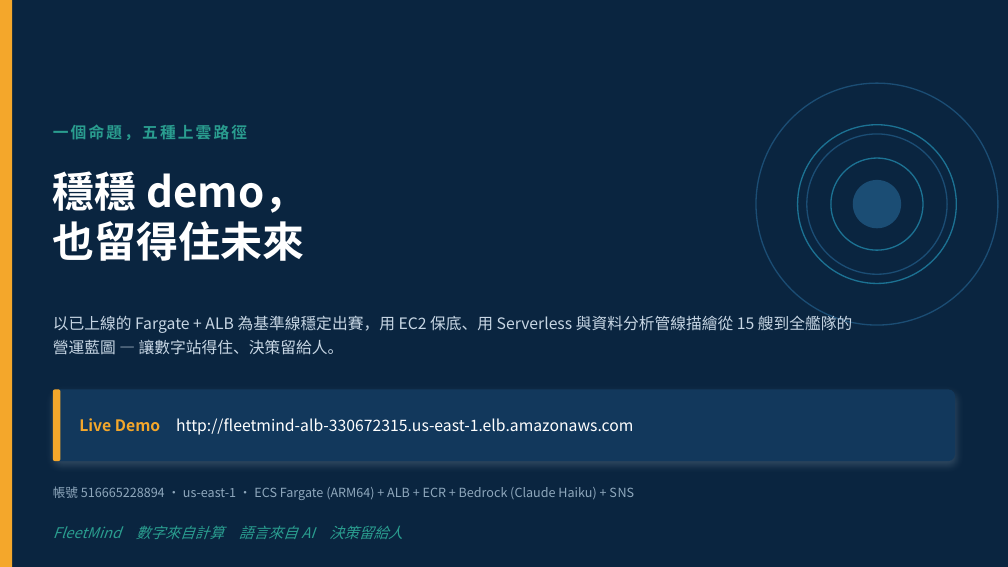
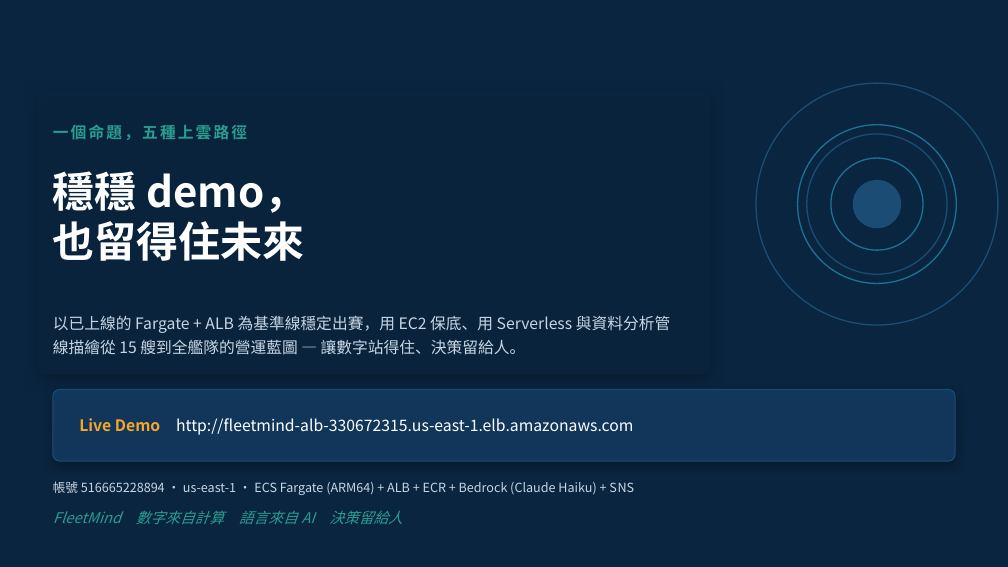
Before and after one commit to wsx5031060310guy/fleetmind-yang-ming-hackathon, a slide deck: slide 15 of apps/api/src/main/resources/static/deck/fleetmind-aws-architecture.pptx. Drawn at 1008x567 pixels with LibreOffice and Linux fonts; fonts in the diff are those of the drawing; background and template pictures are left out. Boxes give left, top, right and bottom in pixels: in the first picture for what was removed or moved away, otherwise in the second. Text is boxed around its words. In the diff, an @@ line names an element or a change of style, - is before the commit and + after.

```diff
--- a/apps/api/src/main/resources/static/deck/fleetmind-aws-architecture.pptx
+++ b/apps/api/src/main/resources/static/deck/fleetmind-aws-architecture.pptx
@@ rectangle removed at box(0, 0, 12, 567) @@
@@ rectangle added at box(0, 0, 1008, 567), fill #0A2540 at 64% opacity @@
@@ rectangle added at box(0, 0, 1008, 106), fill #0A2540 at 86% opacity @@
@@ rounded rectangle added at box(38, 91, 711, 374), fill #0A2540 at 82% opacity @@
@@ text "以已上線的 Fargate + ALB 為基準線穩定出賽，用 ..." rewrapped from box(53, 313, 852, 355) to box(53, 315, 670, 355) @@
@@ rounded rectangle at box(53, 389, 955, 461): fill #12385C to #12385C at 96% opacity; outline none to #1B4D74 1 pt; shadow changed @@
@@ rounded rectangle removed at box(53, 389, 60, 461) @@
@@ rectangle added at box(0, 439, 1008, 567), fill #0A2540 at 86% opacity @@
@@ text "帳號 516665228894 · us-east-1 · ..." at box(53, 481, 634, 495): text colour #8FA8BD to #C7D6E4 @@
@@ text "FleetMind 數字來自計算 語言來自 AI 決策留給人": place and size @@
-text "FleetMind 數字來自計算 語言來自 AI 決策留給人" at box(53, 526, 403, 539)
+text "FleetMind 數字來自計算 語言來自 AI 決策留給人" at box(53, 511, 403, 524)
```
Also in this commit, not shown: 14 other slides changed, 22 other files.
